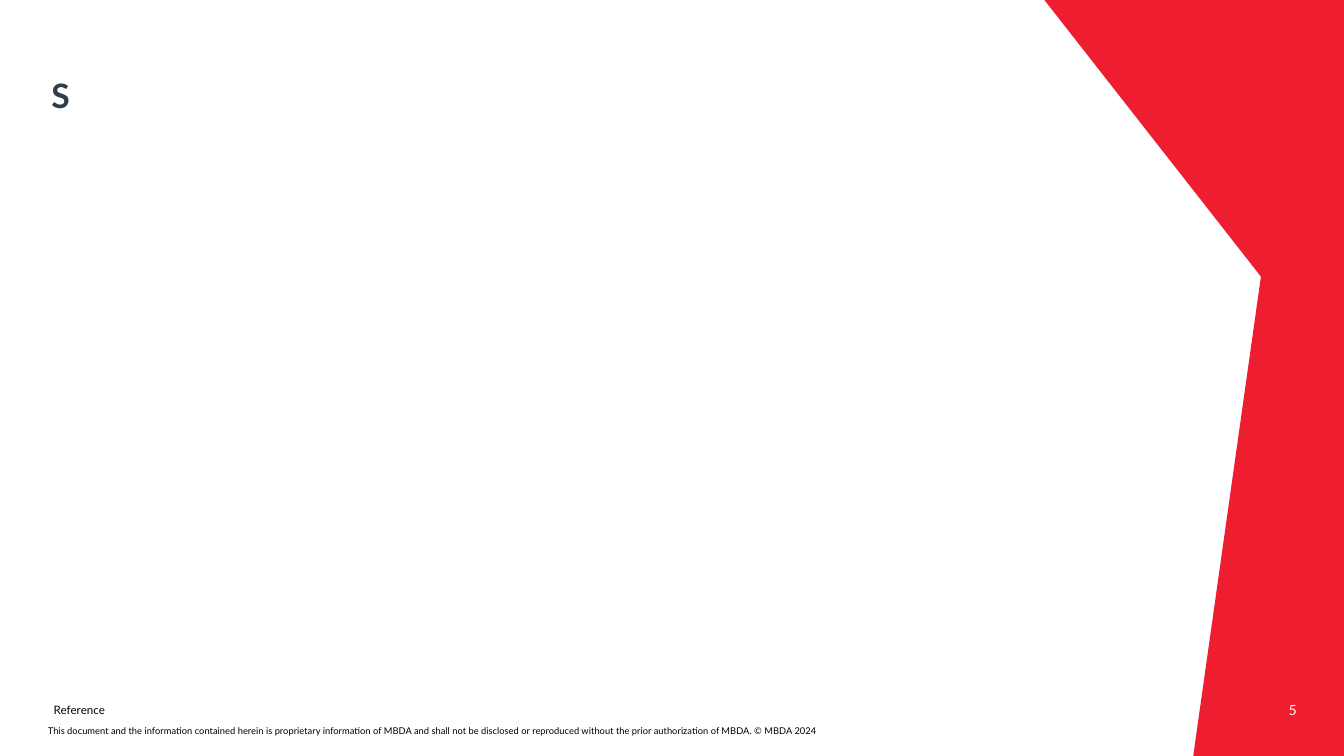
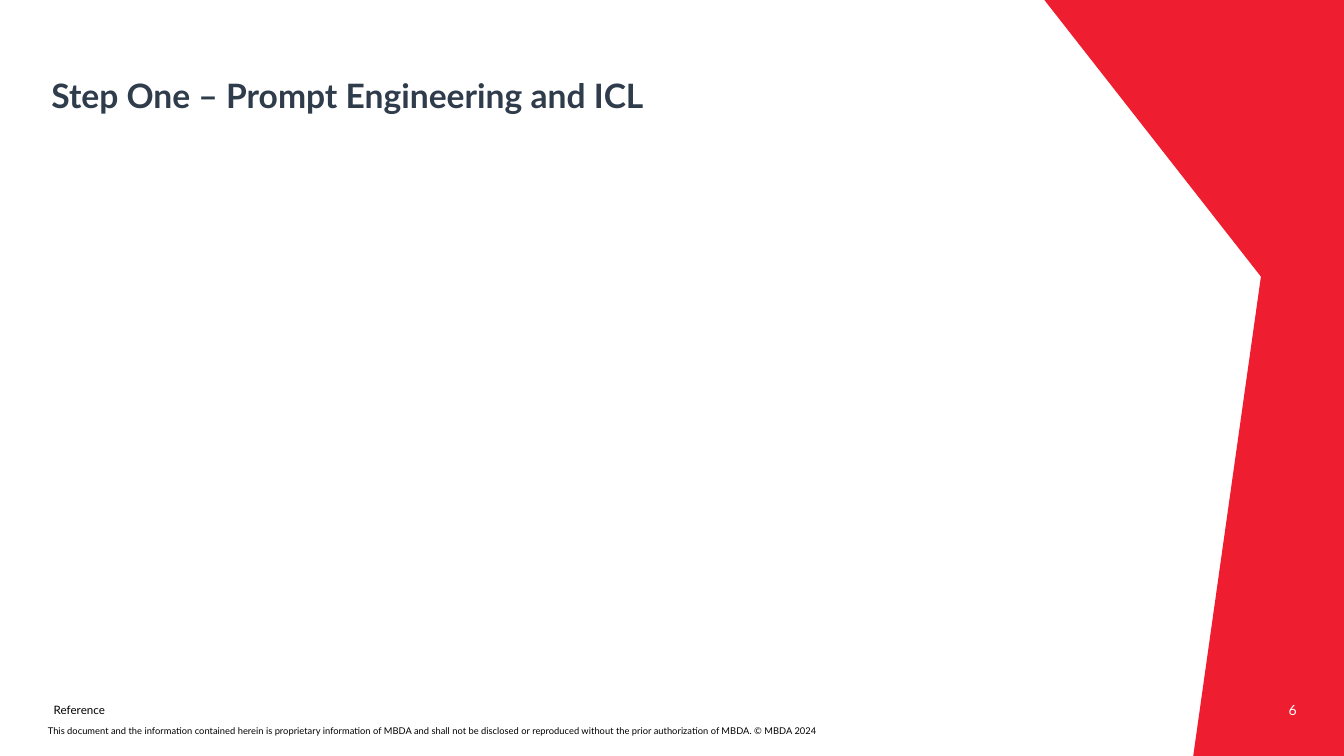
Before and after one commit to Mqtth3w/master-thesis-mbda-unipr, a slide deck: slide 6 of Presentation_Gianvenuti.pptx (slide 5 before the commit). Drawn at 1344x756 pixels with LibreOffice and Linux fonts; fonts in the diff are those of the drawing; background and template pictures are left out. Boxes give left, top, right and bottom in pixels: in the first picture for what was removed or moved away, otherwise in the second. Text is boxed around its words. In the diff, an @@ line names an element or a change of style, - is before the commit and + after.

```diff
--- a/Presentation_Gianvenuti.pptx
+++ b/Presentation_Gianvenuti.pptx
@@ title at (51, 83, 644, 114): text changed @@
-S
+Step One – Prompt Engineering and ICL
@@ page number at (1289, 705, 1297, 715): text changed @@
-5
+6
```
Also in this commit, not shown: 5 other slides changed, 7 slides added, 1 slide removed, 1 other file.
